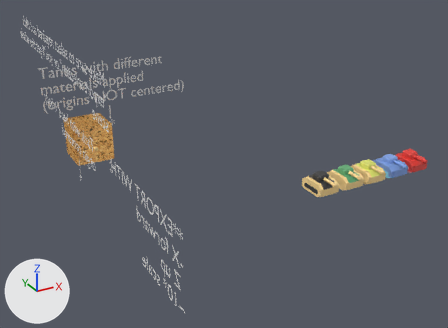
The Blender file wiiTankBits/wiiTank.blend as it was, and as the next commit left it.
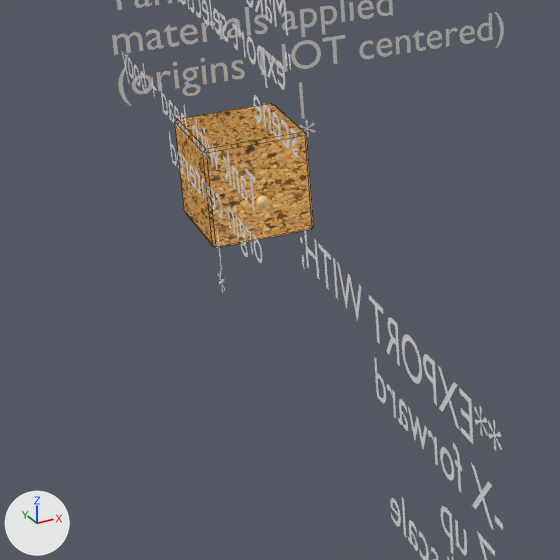
Each version is shown whole from a 50 mm lens placed at (-27.4, -97.3, 40.4), pointed at (16.8, -17.0, 0.3), then close up on the part from 0% to 46% of the width and 23% to 85% of the height. The axes (+X, +Y, +Z) are drawn at lower left. The lights are the same throughout. The close-ups show mesh edges as thin lines.

The first close-up shows 'Crate', 'Text', 'Text.001', 'Text.002', 'Text.003'.
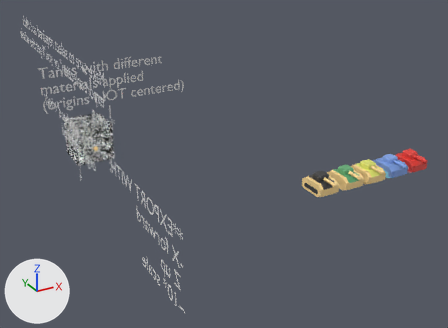
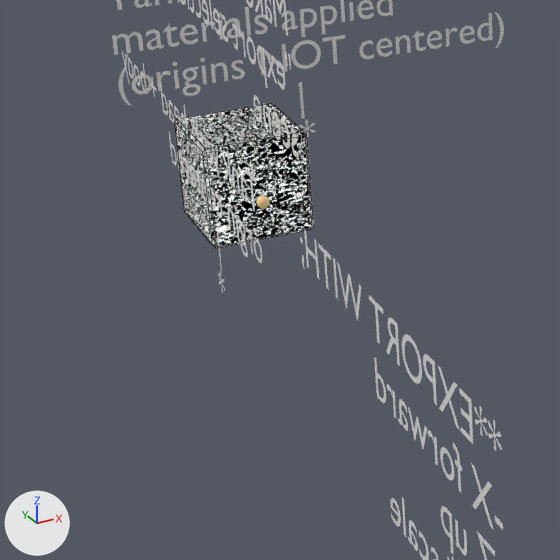
The change, as a list of edits to the scene's bpy script:
```text
Change mat_cork:
    add n2 = _N.new('ShaderNodeValToRGB'); n2.name = 'ColorRamp'
    add while len(n2.color_ramp.elements) > 1: n2.color_ramp.elements.remove(n2.color_ramp.elements[-1])
    add n2.color_ramp.elements[0].position = 0.723; n2.color_ramp.elements[0].color = (0.0, 0.0, 0.0, 1.0)
    add _e = n2.color_ramp.elements.new(0.764); _e.color = (1.0, 1.0, 1.0, 1.0)
    add n3 = _N.new('ShaderNodeTexVoronoi'); n3.name = 'Voronoi Texture'
    where n1 = _N.new('ShaderNodeTexImage'); n1.name = 'Image Texture'
    where n0 = _N.new('ShaderNodeOutputMaterial'); n0.name = 'Material Output'
    remove _L.new(n1.outputs[0], n0.inputs[0])  # 'Color' to 'Surface'
    add _L.new(n3.outputs[0], n2.inputs[0])  # 'Distance' to 'Factor'
    add _L.new(n2.outputs[0], n0.inputs[0])  # 'Color' to 'Surface'
    add _L.new(n1.outputs[0], n3.inputs[0])  # 'Color' to 'Vector'
```

Changed parts and their boxes [x1, y1, x2, y2] in the close-ups (560 x 560 px):
'Crate', surface changed (orange to grey): [175, 103, 314, 248] in both
